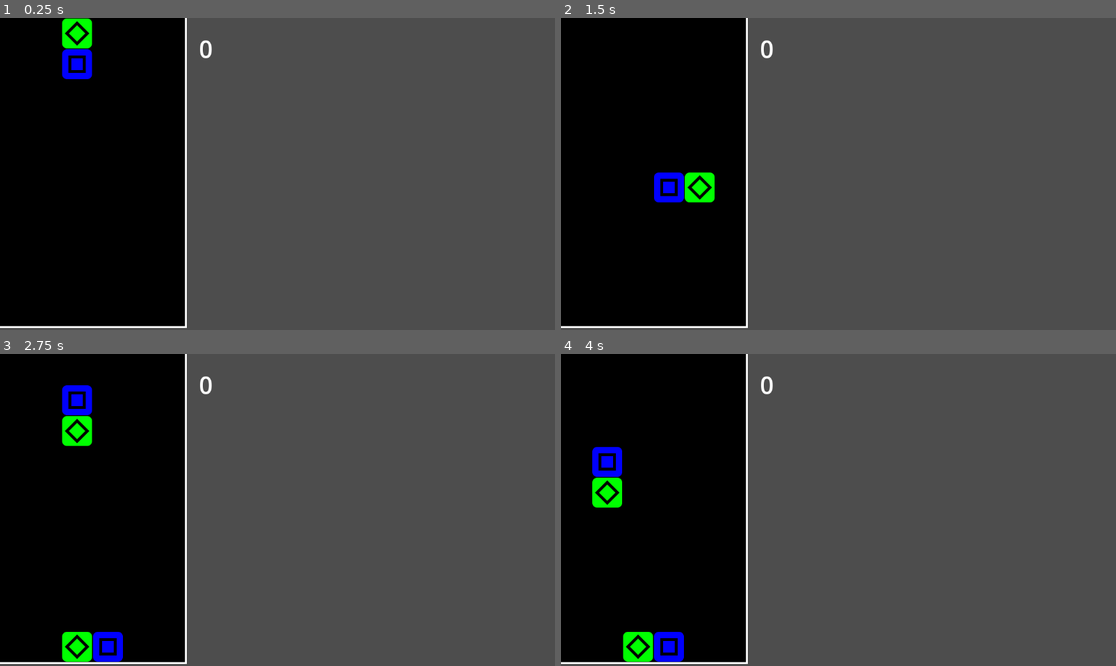
Above: before the commit, frames 1-4 (two rows, left to right).
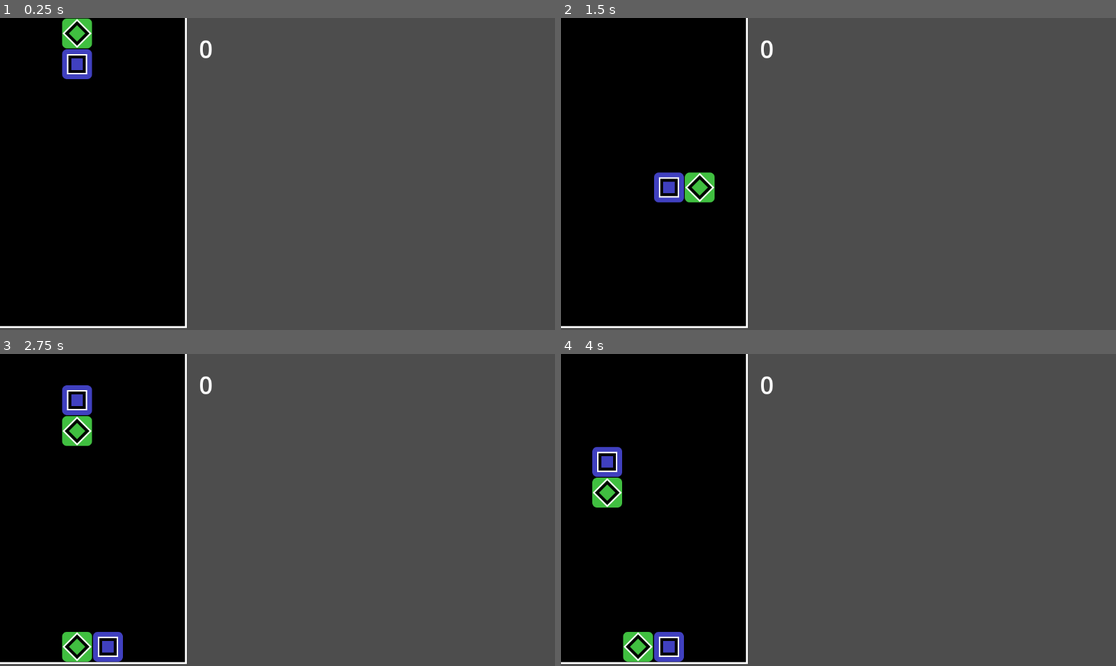
Above: after the commit, the same moments.

Repository: liabilityluke/FBGJ2025
Game: Godot game, scene res://board.tscn
Same seed, same stepped clock (60 frames per second), same inputs: the game is played once before the commit and once after it. The project has no main scene, so this scene is started directly.
Inputs:
- Up to frame 1 (0.25 s): no input
- Up to frame 2 (1.5 s): tap Enter (ui_accept) at 0.5, 1.35 s; hold Right (ui_right) 0.53-1.28 s; hold Enter (ui_accept) 0.53-1.28 s; hold Down (ui_down) from 1.28 s (still down)
- Up to frame 3 (2.75 s): tap Enter (ui_accept) at 1.52, 1.82 s; release Down (ui_down) at 2.03 s; hold Right (ui_right) from 2.03 s (still down); hold Enter (ui_accept) from 2.03 s (still down)
- Up to frame 4 (4 s): release Enter (ui_accept) at 2.78 s; tap Enter (ui_accept) at 2.85, 3.02, 3.32 s; release Right (ui_right) at 3.53 s; hold Left (ui_left) from 3.53 s (still down); hold Enter (ui_accept) from 3.53 s (still down)

The runs differ from the first frame. In frame 1, 0.8% of the frame differs, in the area x 11-17%, y 0-20%; in frame 2, 0.8%; in frame 3, 1.7%, in the area x 11-23%, y 10-99%; in frame 4, 1.7%.

Commit message:
add wall kicks

Diff:
--- a/board.gd
+++ b/board.gd
@@ -32,6 +32,10 @@
 
 var score := 0
 signal score_updated(score)
+
+var wallkick_counter := 0
+
+@export var chain_multiplier : Array[float] = [1.0]
 
 func _ready() -> void:
 	#form the grid
@@ -121,6 +125,15 @@
 	if is_valid_move(seed_block.location + stem_vector) :
 		rotation_state = desired_rotation_state
 		move_block(stem_block, seed_block.location + stem_vector)
+	elif is_valid_move(seed_block.location - stem_vector) :
+		rotation_state = desired_rotation_state
+		move_block(seed_block, seed_block.location - stem_vector)
+		move_block(stem_block, seed_block.location + stem_vector)
+		if wallkick_counter >= 3 :
+			place_piece()
+		if rotation_state == 2:
+			wallkick_counter += 1
+
 
 func location_to_position(location: Vector2i) -> Vector2i:
 	return board_start_position + Vector2i((0.5+location.x)*cell_size, (0.5+location.y)*cell_size)
@@ -223,7 +236,7 @@
 
 
 	if popping_blocks.size() > 1 :
-		score += 100 * int(pow(chain_num, 1.5)) * popping_blocks.size()
+		score += 100 * chain_multiplier[min(chain_num - 1, chain_multiplier.size() - 1)] * popping_blocks.size()
 		score_updated.emit(score)
 		for popping_block in popping_blocks :
 			popping_block.queue_free()
@@ -284,7 +297,8 @@
 
 					#might have 0 null confusion if i misunderstand how this works
 					if combination_color != -1 :
-						score += 50 * int(pow(chain_num, 1.5))
+						score += 50 * chain_multiplier[min(chain_num - 1, chain_multiplier.size() - 1)]
+						#score += 50 * int(pow(chain_num, 1.5))
 
 						merging = true
 						grid[column][row - 1].queue_free()
@@ -301,6 +315,7 @@
 	return chain_detected
 
 func spawn_blocks() -> void :
+	wallkick_counter = 0
 	rotation_state = 0
 
 	if is_valid_move(spawn_location) and is_valid_move(spawn_location + Vector2i(0, -1)) :
--- a/board.tscn
+++ b/board.tscn
@@ -26,6 +26,7 @@
 [node name="Board" type="Node2D"]
 script = ExtResource("1_p0ybc")
 primary_chance = 1.0
+chain_multiplier = Array[float]([1.0, 4.0, 9.0, 15.0, 20.0, 25.0, 30.0, 35.0, 40.0, 45.0, 50.0])
 
 [node name="Border" type="MeshInstance2D" parent="."]
 position = Vector2(192, 320)
Binary file changed: assets/blue.png
Binary file changed: assets/green.png
Binary file changed: assets/red.png
